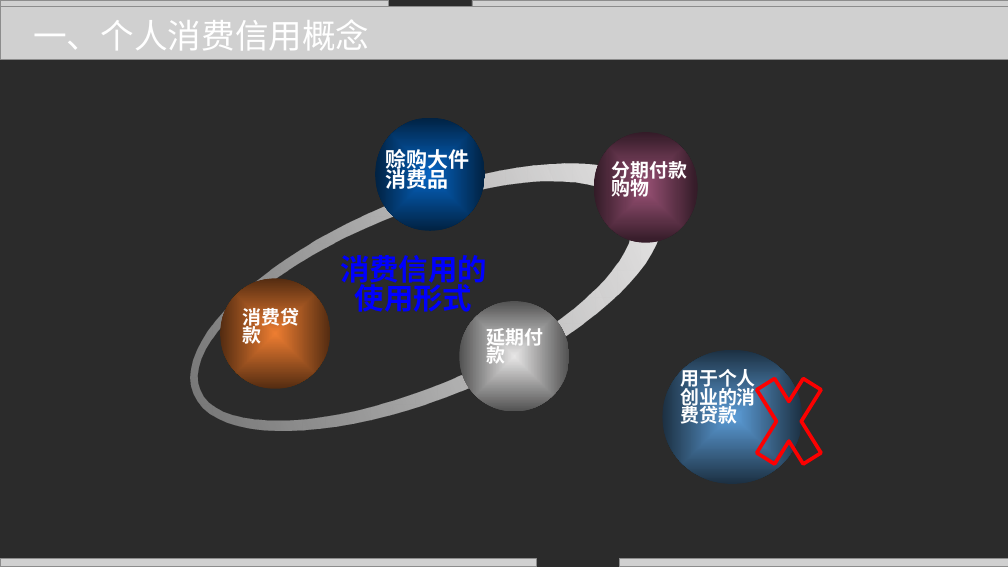
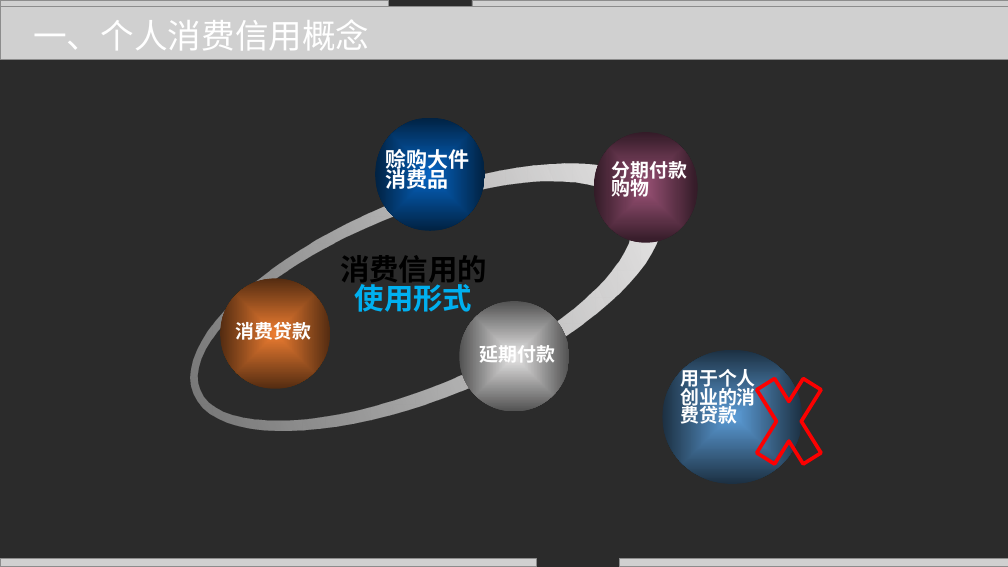
Before and after one commit to zhangjianzhang/internet_credit, a slide deck: slide 7 of files/slides/lecture_14.pptx. Drawn at 1008x567 pixels with LibreOffice and Linux fonts; fonts in the diff are those of the drawing; grey boxes stand for pictures; background and template pictures are left out; a plain dark background stands for a picture behind light text. Boxes give left, top, right and bottom in pixels: in the first picture for what was removed or moved away, otherwise in the second. Text is boxed around its words. In the diff, an @@ line names an element or a change of style, - is before the commit and + after.

```diff
--- a/files/slides/lecture_14.pptx
+++ b/files/slides/lecture_14.pptx
@@ text "消费信用的使用形式" at bbox=[340, 255, 487, 312]: text colour #0000FF to #000000, text colour #0000FF to #00B0F0 in "消费信用的使用形式" @@
@@ text "消费贷款" rewrapped from bbox=[243, 304, 300, 347] to bbox=[235, 319, 311, 344] @@
@@ text "延期付款" rewrapped from bbox=[486, 324, 543, 368] to bbox=[479, 342, 555, 367] @@
```
Also in this commit, not shown: 13 other slides changed, 6 other files.
